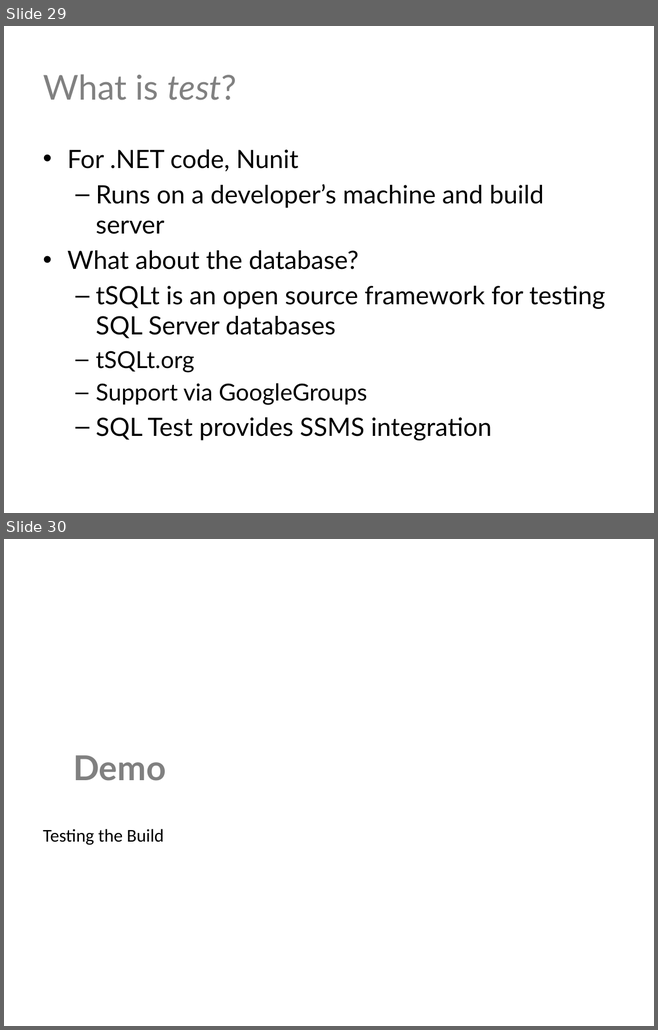
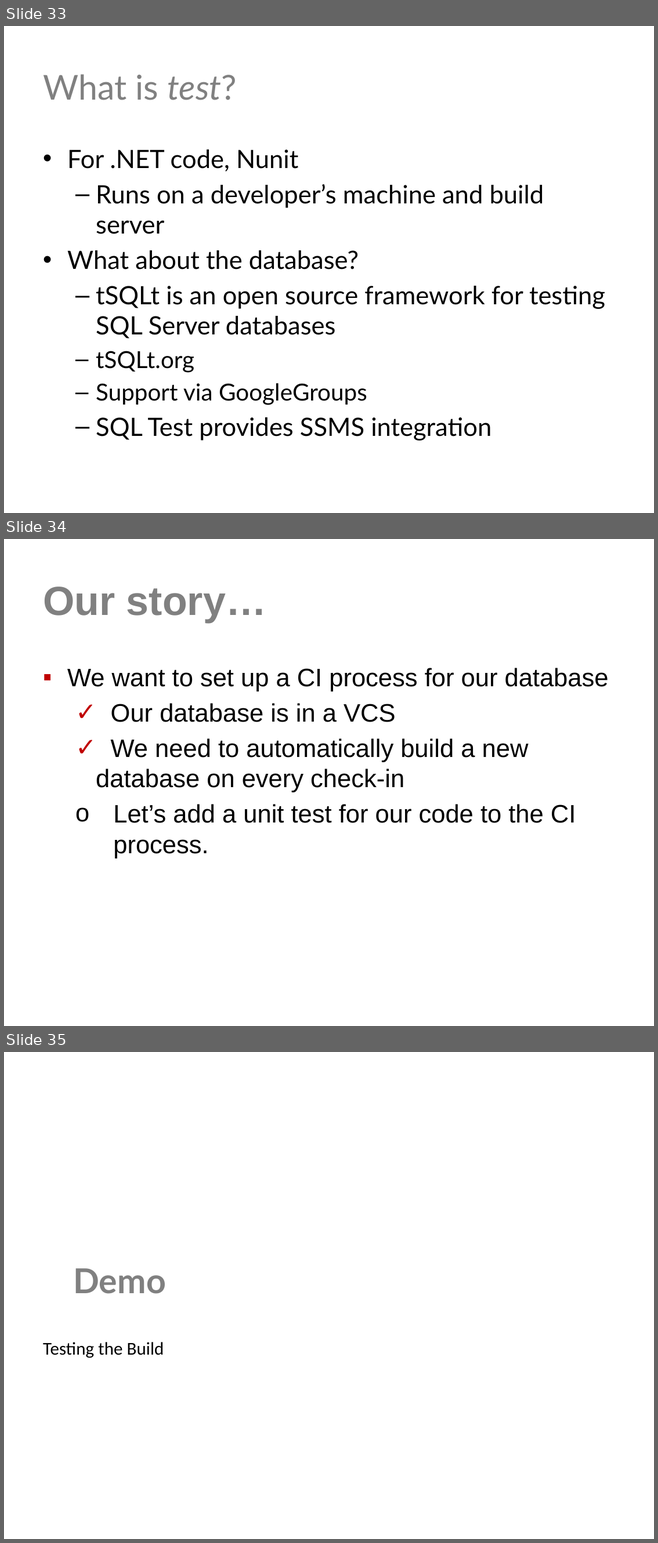
Before and after one commit to way0utwest/CIforDB, a slide deck: CI for Databases.pptx. Shown one above the other, each under a label of ours: slides 29 and 30 before the commit, slides 33, 34 and 35 after it. The pictures are 658x1030 and 658x1543 pixels, drawn with LibreOffice and Linux fonts; fonts in the diff are those of the drawing; background and template pictures are left out. Boxes give left, top, right and bottom in pixels: in the first picture for what was removed or moved away, otherwise in the second. Text is boxed around its words. In the diff, an @@ line names an element or a change of style, - is before the commit and + after.

Commit message:
Updated with Our Story
Added delivery pipline slides, added opening title slide, added Our
Story slides for demos.

```diff
--- a/CI for Databases.pptx
+++ b/CI for Databases.pptx
@@ slide 34 added at <box>4,539,654,1026</box>, background picture (left out) @@
@@ title added at <box>43,587,266,623</box>, 45 pt, text #808080, bold @@
+Our story…
@@ text added at <box>67,668,608,859</box>, 28 pt, text #000000 @@
+▪ We want to set up a CI process for our database
+  ✓ Our database is in a VCS
+  ✓ We need to automatically build a new database on every check-in
+  o Let’s add a unit test for our code to the CI process.
@@ what was slide 29 is now slide 33 @@
@@ what was slide 30 is now slide 35 @@
```
Also in this commit, not shown: 8 other slides added, 3 slides removed.
